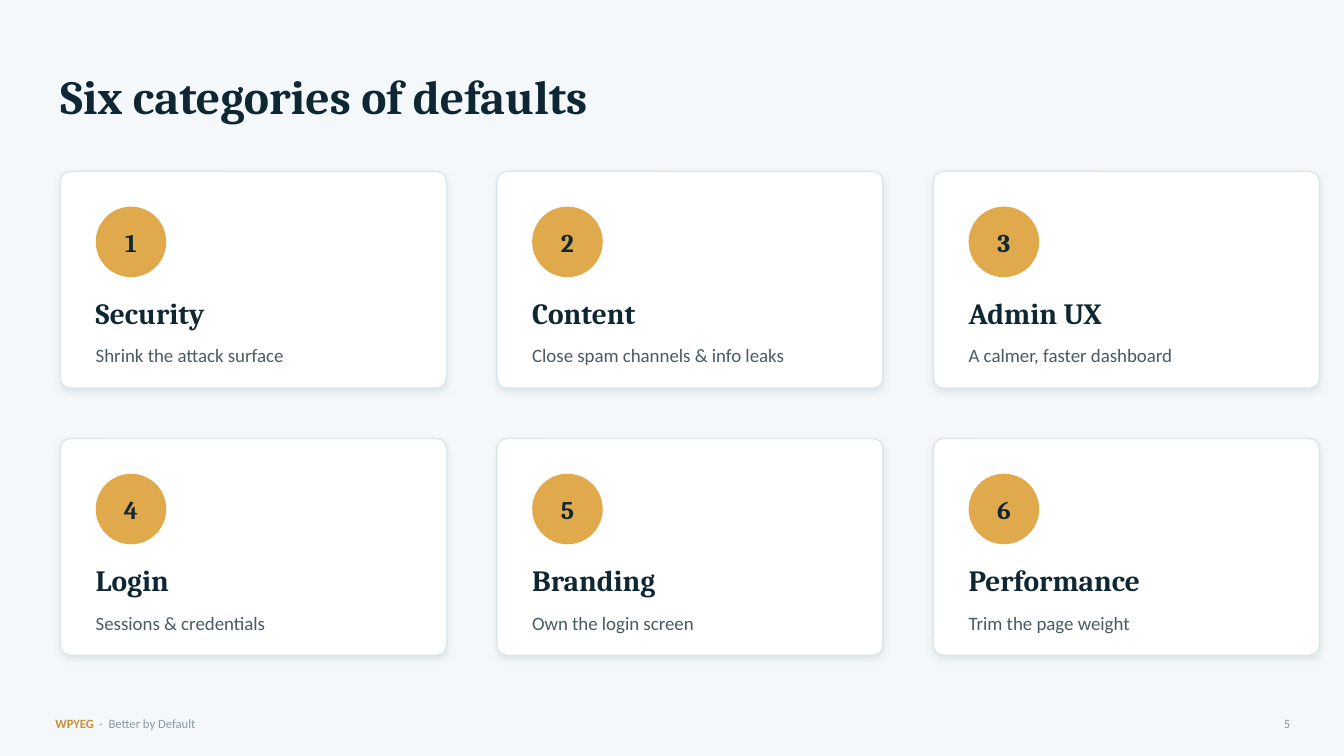
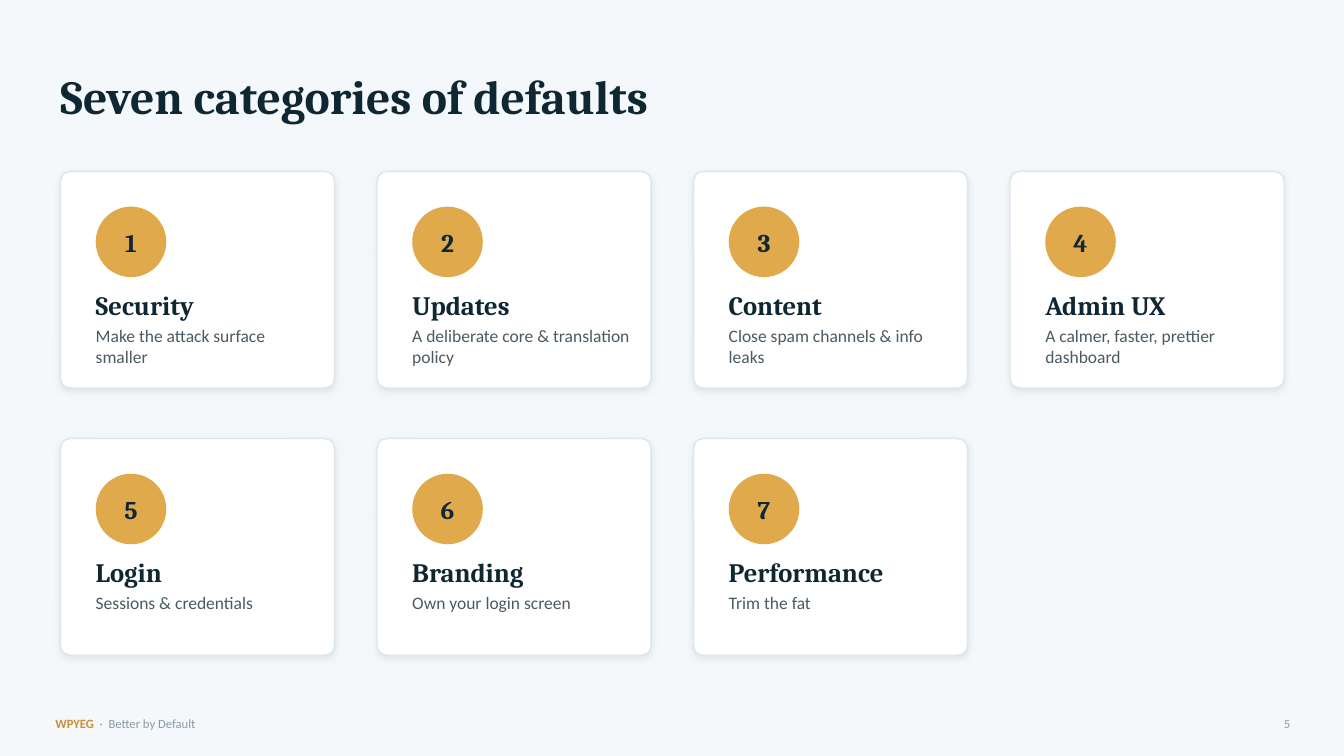
Before and after one commit to WPYEG/Better-by-Default, a slide deck: slide 5 of workshop/Better-by-Default.pptx. Drawn at 1344x756 pixels with LibreOffice and Linux fonts; fonts in the diff are those of the drawing. Boxes give left, top, right and bottom in pixels: in the first picture for what was removed or moved away, otherwise in the second. Text is boxed around its words. In the diff, an @@ line names an element or a change of style, - is before the commit and + after.

```diff
--- a/workshop/Better-by-Default.pptx
+++ b/workshop/Better-by-Default.pptx
@@ text at box(60, 80, 647, 125): text changed @@
-Six categories of defaults
+Seven categories of defaults
@@ rounded rectangle: place and size @@
-rounded rectangle at box(60, 171, 447, 388)
+rounded rectangle at box(60, 171, 335, 388)
@@ rounded rectangle: place and size @@
-rounded rectangle at box(934, 439, 1320, 655)
+rounded rectangle at box(377, 171, 651, 388)
@@ rounded rectangle: place and size @@
-rounded rectangle at box(497, 171, 883, 388)
+rounded rectangle at box(694, 171, 968, 388)
@@ rounded rectangle: place and size @@
-rounded rectangle at box(934, 171, 1320, 388)
+rounded rectangle at box(1010, 171, 1285, 388)
@@ text "3": place and size @@
-text "3" at box(997, 234, 1010, 252)
+text "3" at box(758, 234, 771, 252)
@@ ellipse added at box(729, 207, 800, 277), fill #E0A94B @@
@@ ellipse: place and size @@
-ellipse at box(969, 207, 1040, 277)
+ellipse at box(1046, 207, 1116, 277)
@@ text "4": place and size @@
-text "4" at box(124, 501, 138, 519)
+text "4" at box(1073, 234, 1087, 252)
@@ text added at box(412, 296, 509, 321), 19 pt, text #0F2733, bold @@
+Updates
@@ text "Content": place and size @@
-text "Content" at box(532, 304, 635, 325)
+text "Content" at box(729, 297, 822, 316)
@@ text "Admin UX": place and size @@
-text "Admin UX" at box(969, 303, 1102, 325)
+text "Admin UX" at box(1045, 296, 1165, 316)
@@ text "Close spam channels & info ..." at box(729, 330, 923, 363): size 13.5 to 12.5 pt; vertical alignment middle to top @@
@@ text "Close spam channels & info ...": place and size @@
-text "Close spam channels & info ..." at box(532, 349, 783, 365)
+text "Close spam channels & info ..." at box(729, 330, 923, 363)
@@ text at box(96, 330, 265, 363): text changed; size 13.5 to 12.5 pt @@
-Shrink the attack surface
+Make the attack surface smaller
@@ text added at box(412, 330, 629, 366), 12.5 pt, text #4A5A63 @@
+A deliberate core & translation policy
@@ text at box(1045, 330, 1215, 363): text changed; size 13.5 to 12.5 pt @@
-A calmer, faster dashboard
+A calmer, faster, prettier dashboard
@@ rounded rectangle: place and size @@
-rounded rectangle at box(60, 439, 447, 655)
+rounded rectangle at box(60, 439, 335, 655)
@@ rounded rectangle added at box(377, 439, 651, 655), fill #FFFFFF, outline #DCE6EB 1 pt @@
@@ rounded rectangle: place and size @@
-rounded rectangle at box(497, 439, 883, 655)
+rounded rectangle at box(694, 439, 968, 655)
@@ text "5": place and size @@
-text "5" at box(561, 502, 574, 519)
+text "5" at box(124, 502, 137, 519)
@@ 2 ellipses, 1 text: place and size @@
-2 ellipses, 1 text at box(532, 207, 603, 544)
+2 ellipses, 1 text at box(412, 207, 483, 544)
@@ text "6": place and size @@
-text "6" at box(997, 502, 1011, 519)
+text "6" at box(441, 502, 455, 519)
@@ ellipse: place and size @@
-ellipse at box(969, 474, 1040, 544)
+ellipse at box(729, 474, 800, 544)
@@ text added at box(758, 502, 771, 519), 18.2 pt, text #0F2733, bold @@
+7
@@ text "Branding": place and size @@
-text "Branding" at box(532, 570, 655, 597)
+text "Branding" at box(412, 563, 523, 588)
@@ size 21 to 19 pt in 6 elements at box(1045, 296, 1165, 316), box(96, 296, 194, 321), box(96, 563, 162, 588), box(729, 297, 822, 316), box(412, 563, 523, 588), box(729, 563, 884, 583) @@
@@ text "Performance": place and size @@
-text "Performance" at box(969, 570, 1140, 592)
+text "Performance" at box(729, 563, 884, 583)
@@ text "Sessions & credentials": place and size @@
-text "Sessions & credentials" at box(96, 617, 265, 630)
+text "Sessions & credentials" at box(96, 597, 253, 609)
@@ text "Sessions & credentials" at box(96, 597, 253, 609): size 13.5 to 12.5 pt; vertical alignment middle to top @@
@@ text at box(412, 597, 571, 612): text changed; size 13.5 to 12.5 pt @@
-Own the login screen
+Own your login screen
@@ vertical alignment middle to top in 4 elements at box(1045, 330, 1215, 363), box(96, 330, 265, 363), box(412, 597, 571, 612), box(729, 597, 811, 609) @@
@@ text at box(729, 597, 811, 609): text changed; size 13.5 to 12.5 pt @@
-Trim the page weight
+Trim the fat
```
Also in this commit, not shown: 3 other slides changed, 3 other files.
